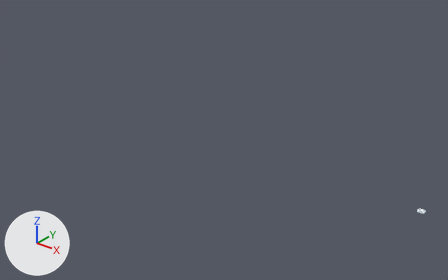
The Blender file bin/models/snow/snow.blend, before and after one commit.
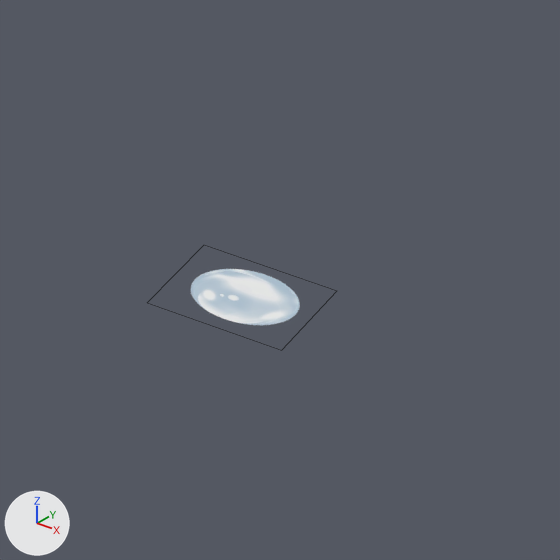
The first picture shows the older version from a camera (50 mm lens) standing at (29.8, -90.4, 56.5) and looking at (-46.8, 5.4, -2.9). The close-ups show both versions on the part from 89% to 100% of the width and 66% to 83% of the height of that picture; other places that the commit changed are outside them. Lighting does not change. The marker at lower left points along +X, +Y and +Z. The close-ups show mesh edges as thin lines.
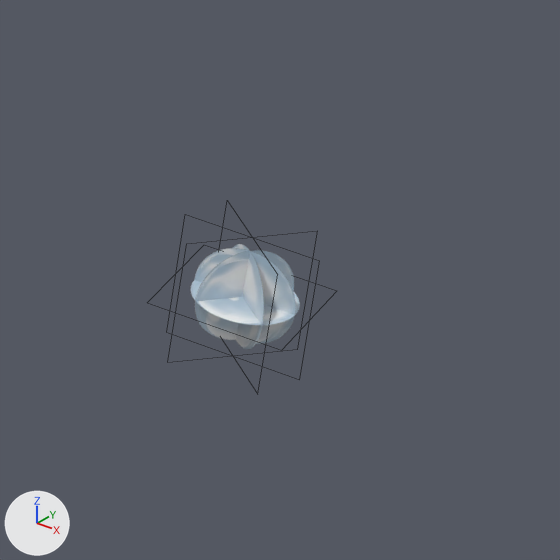
The newer file is also rescaled (x0.45) as a whole; pictures and numbers use the older file's frame.

Pixel boxes (x1, y1, x2, y2) of what changed, in the close-ups (560 x 560 px):
```json
{"object": "Plane.004", "change": "added", "after": [195, 250, 294, 340]}
{"object": "Plane.001", "change": "added", "after": [195, 248, 296, 344]}
{"object": "Plane.002", "change": "added", "after": [233, 244, 264, 349]}
{"object": "Plane", "change": "unchanged, covered by the edit", "before": [191, 269, 300, 325], "after": [191, 280, 300, 325]}
```

The change, as JSON lines over the scene's bpy script:
```json
{"op": "add", "block": "me_plane_004", "code": ["me_plane_004 = bpy.data.meshes.new('Plane.004')", "me_plane_004.from_pydata(...)  # 4 vertices, 1 face; spans x -0.298..0.298, y -0.337..0.337, z -0.45..0.45", "me_plane_004.materials.append(mat_snow)  # picture img_burbuja_removebg_preview__1__png"]}
{"op": "add", "block": "me_plane_002", "code": ["me_plane_002 = bpy.data.meshes.new('Plane.002')", "me_plane_002.from_pydata(...)  # 4 vertices, 1 face; spans x -0.306..0.306, y -0.329..0.329, z -0.45..0.45", "me_plane_002.materials.append(mat_snow)  # picture img_burbuja_removebg_preview__1__png"]}
{"op": "add", "block": "me_plane_001", "code": ["me_plane_001 = bpy.data.meshes.new('Plane.001')", "me_plane_001.from_pydata(...)  # 4 vertices, 1 face; spans x -0.45..0.45, y 0.0, z -0.45..0.45", "me_plane_001.materials.append(mat_snow)  # picture img_burbuja_removebg_preview__1__png"]}
{"op": "add", "block": "ob_plane_004", "code": ["ob_plane_004 = bpy.data.objects.new('Plane.004', me_plane_004)", "ob_plane_004.location = (0.0, 0.0, 0.0)", "ob_plane_004.scale = (2.22, 2.22, 2.22)"]}
{"op": "add", "block": "ob_plane_002", "code": ["ob_plane_002 = bpy.data.objects.new('Plane.002', me_plane_002)", "ob_plane_002.location = (0.0, 0.0, 0.0)", "ob_plane_002.scale = (2.22, 2.22, 2.22)"]}
{"op": "add", "block": "ob_plane_001", "code": ["ob_plane_001 = bpy.data.objects.new('Plane.001', me_plane_001)", "ob_plane_001.location = (0.0, 0.0, 0.0)", "ob_plane_001.scale = (2.22, 2.22, 2.22)"]}
```
